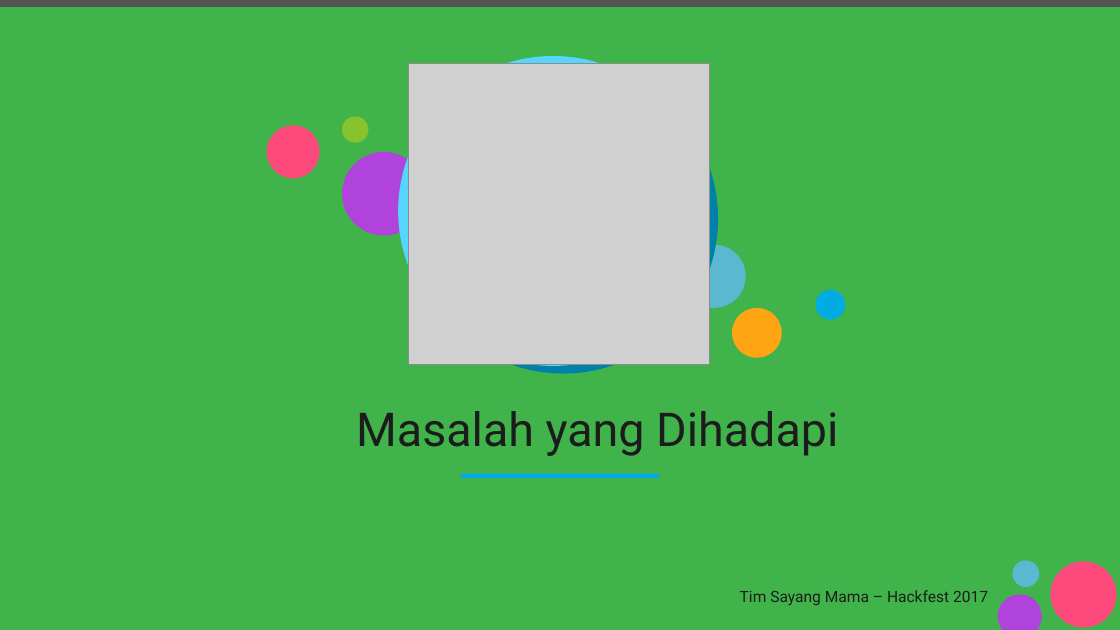
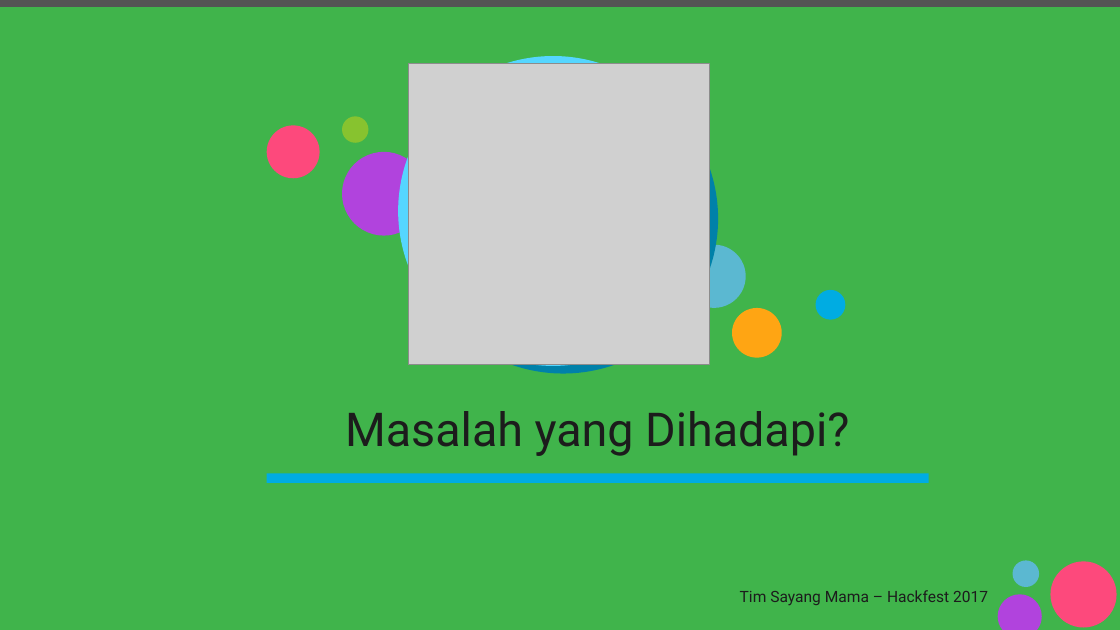
Before and after one commit to diasantoso/chatbot-sayang-mama, a slide deck: slide 2 of PPT Sayang Mama Part 1.pptx. Drawn at 1120x630 pixels with LibreOffice and Linux fonts; fonts in the diff are those of the drawing; grey boxes stand for pictures. Boxes give left, top, right and bottom in pixels: in the first picture for what was removed or moved away, otherwise in the second. Text is boxed around its words. In the diff, an @@ line names an element or a change of style, - is before the commit and + after.

```diff
--- a/PPT Sayang Mama Part 1.pptx
+++ b/PPT Sayang Mama Part 1.pptx
@@ title at bbox=[345, 411, 849, 456]: text changed @@
-Masalah yang Dihadapi
+Masalah yang Dihadapi?
@@ rectangle: place and size @@
-rectangle at bbox=[461, 474, 659, 478]
+rectangle at bbox=[267, 473, 928, 483]
@@ rectangle at bbox=[267, 473, 928, 483]: mirrored @@
```
Also in this commit, not shown: 1 other slide changed, 1 slide added.
